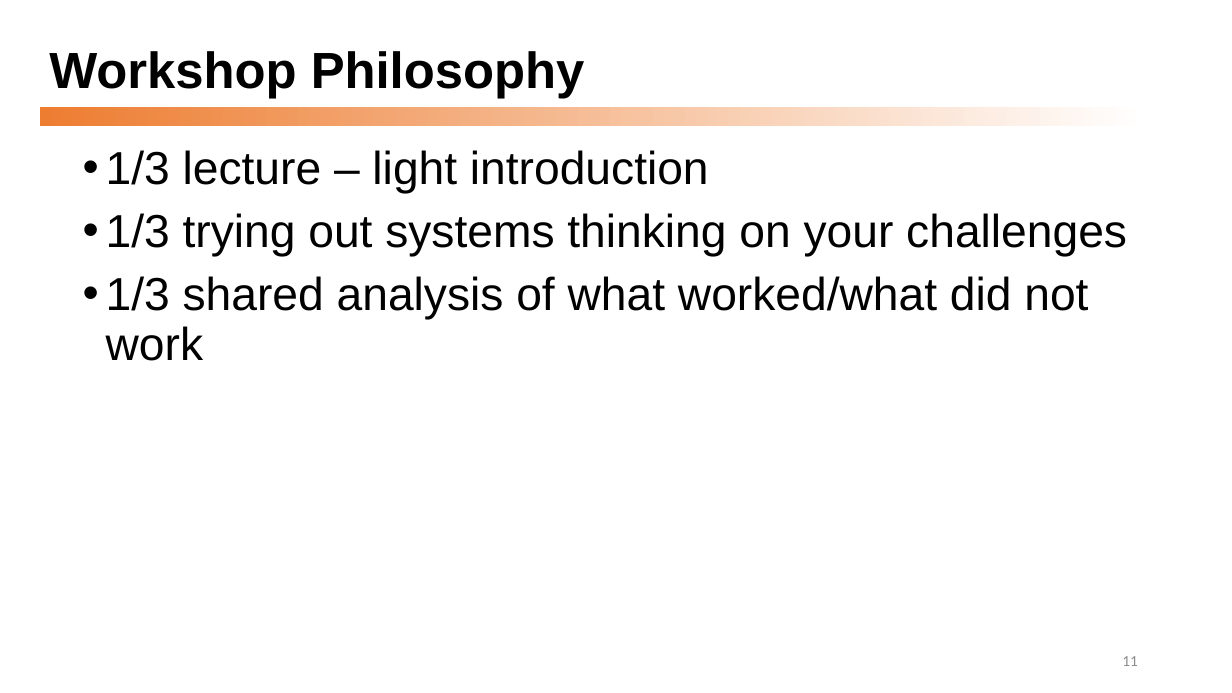
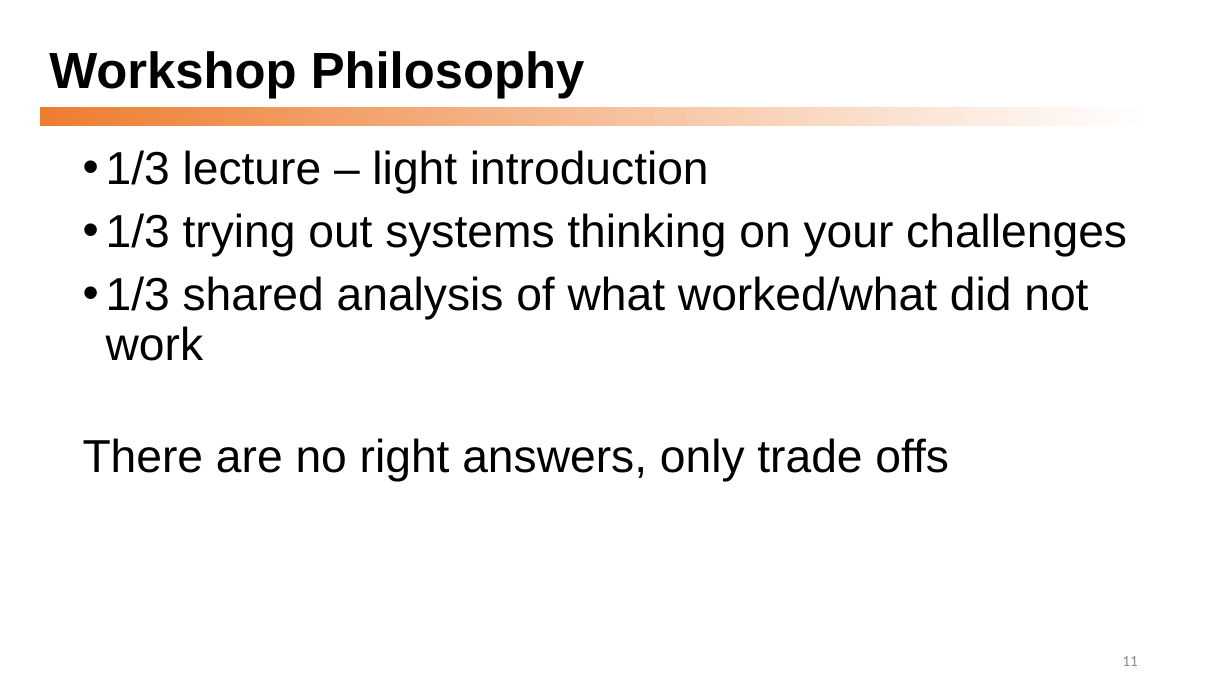
Before and after one commit to dmccreary/graph-systems-thinking, a slide deck: slide 11 of docs/presentations/Graph-Systems-Thinking-Half-Day-Workshop.pptx. Drawn at 1232x693 pixels with LibreOffice and Linux fonts; fonts in the diff are those of the drawing. Boxes give left, top, right and bottom in pixels: in the first picture for what was removed or moved away, otherwise in the second. Text is boxed around its words. In the diff, an @@ line names an element or a change of style, - is before the commit and + after.

```diff
--- a/docs/presentations/Graph-Systems-Thinking-Half-Day-Workshop.pptx
+++ b/docs/presentations/Graph-Systems-Thinking-Half-Day-Workshop.pptx
@@ text at <box>83,438,949,482</box>: paragraph added @@
+There are no right answers, only trade offs
```
Also in this commit, not shown: 8 other slides changed, 9 slides added.
